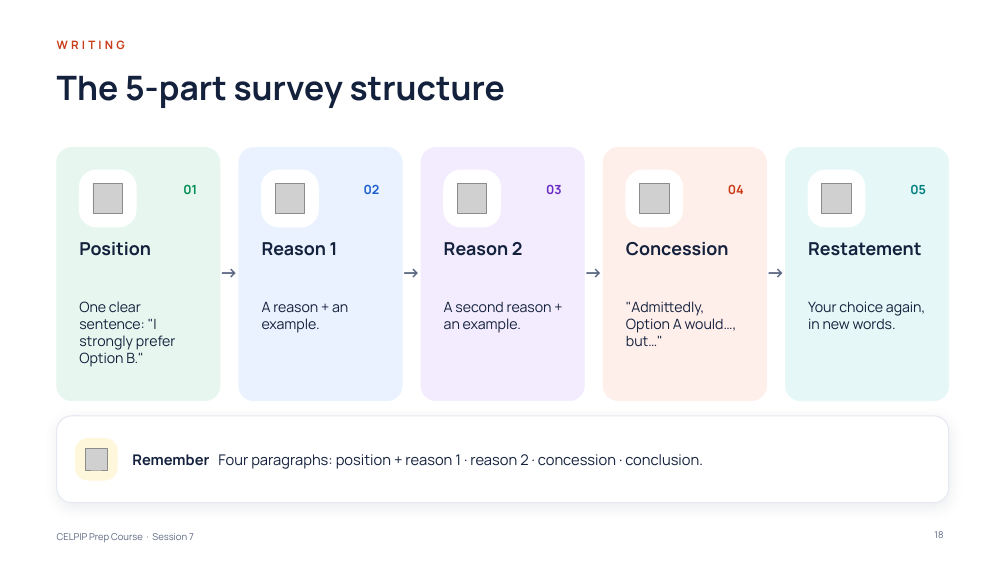
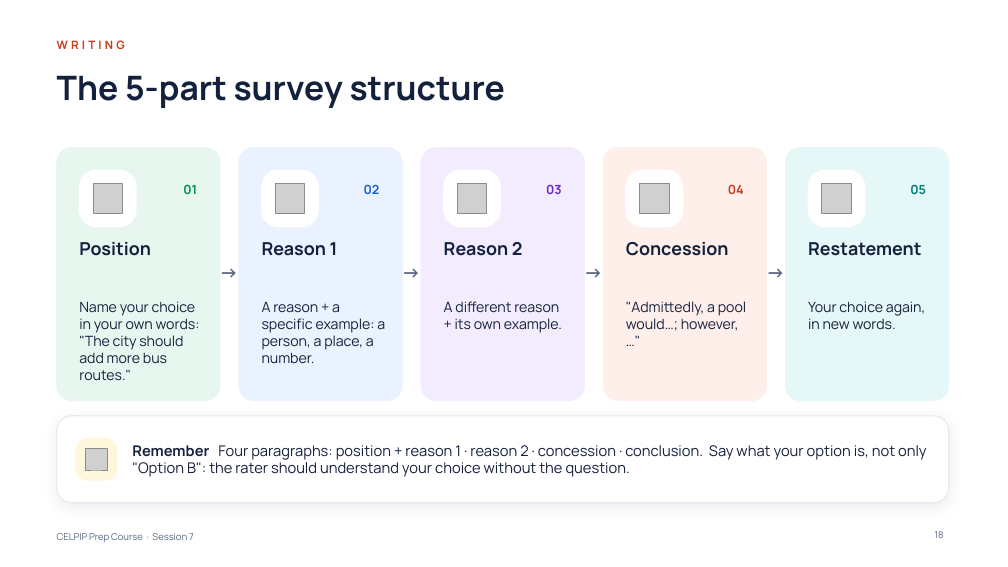
Before and after one commit to learnovateqa/The_English_Academy_CELPIP, a slide deck: slide 18 of decks/session-07.pptx. Drawn at 1008x567 pixels with LibreOffice and Linux fonts; fonts in the diff are those of the drawing; grey boxes stand for pictures. Boxes give left, top, right and bottom in pixels: in the first picture for what was removed or moved away, otherwise in the second. Text is boxed around its words. In the diff, an @@ line names an element or a change of style, - is before the commit and + after.

```diff
--- a/decks/session-07.pptx
+++ b/decks/session-07.pptx
@@ text at (79,301,200,380): text changed @@
-One clear sentence: "I strongly prefer Option B."
+Name your choice in your own words: "The city should add more bus routes."
@@ text at (262,302,385,363): text changed @@
-A reason + an example.
+A reason + a specific example: a person, a place, a number.
@@ text at (444,301,562,333): text changed @@
-A second reason + an example.
+A different reason + its own example.
@@ text at (626,301,746,331): text changed @@
-"Admittedly, Option A would…, but…"
+"Admittedly, a pool would…; however, …"
@@ text at (132,445,927,477): text changed @@
-Remember Four paragraphs: position + reason 1 · reason 2 · concession · conclusion.
+Remember Four paragraphs: position + reason 1 · reason 2 · concession · conclusion. Say what your option is, not only "Option B": the rater should understand your choice without the question.
```
Also in this commit, not shown: 4 other slides changed, 1 other file.
